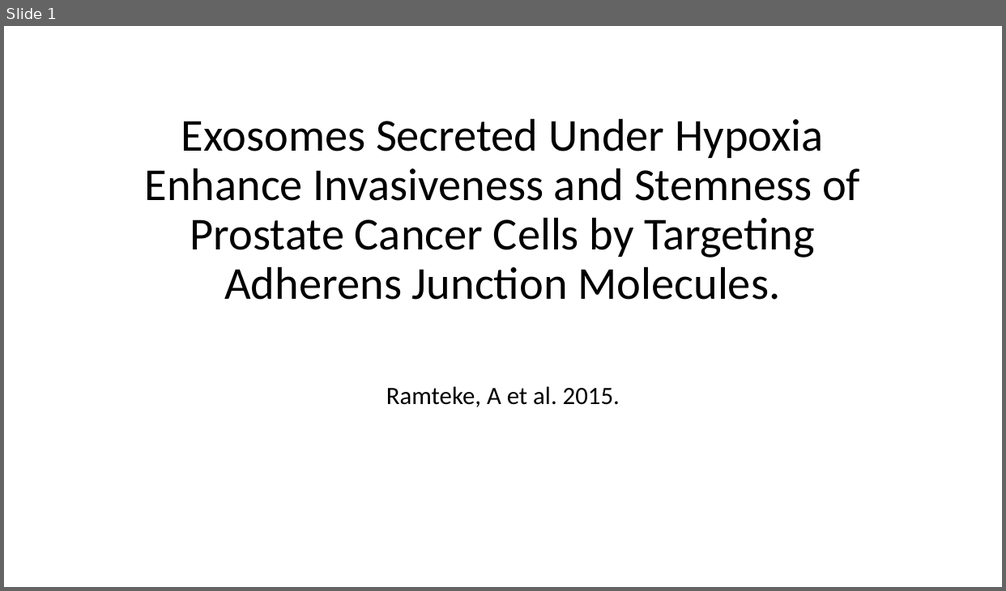
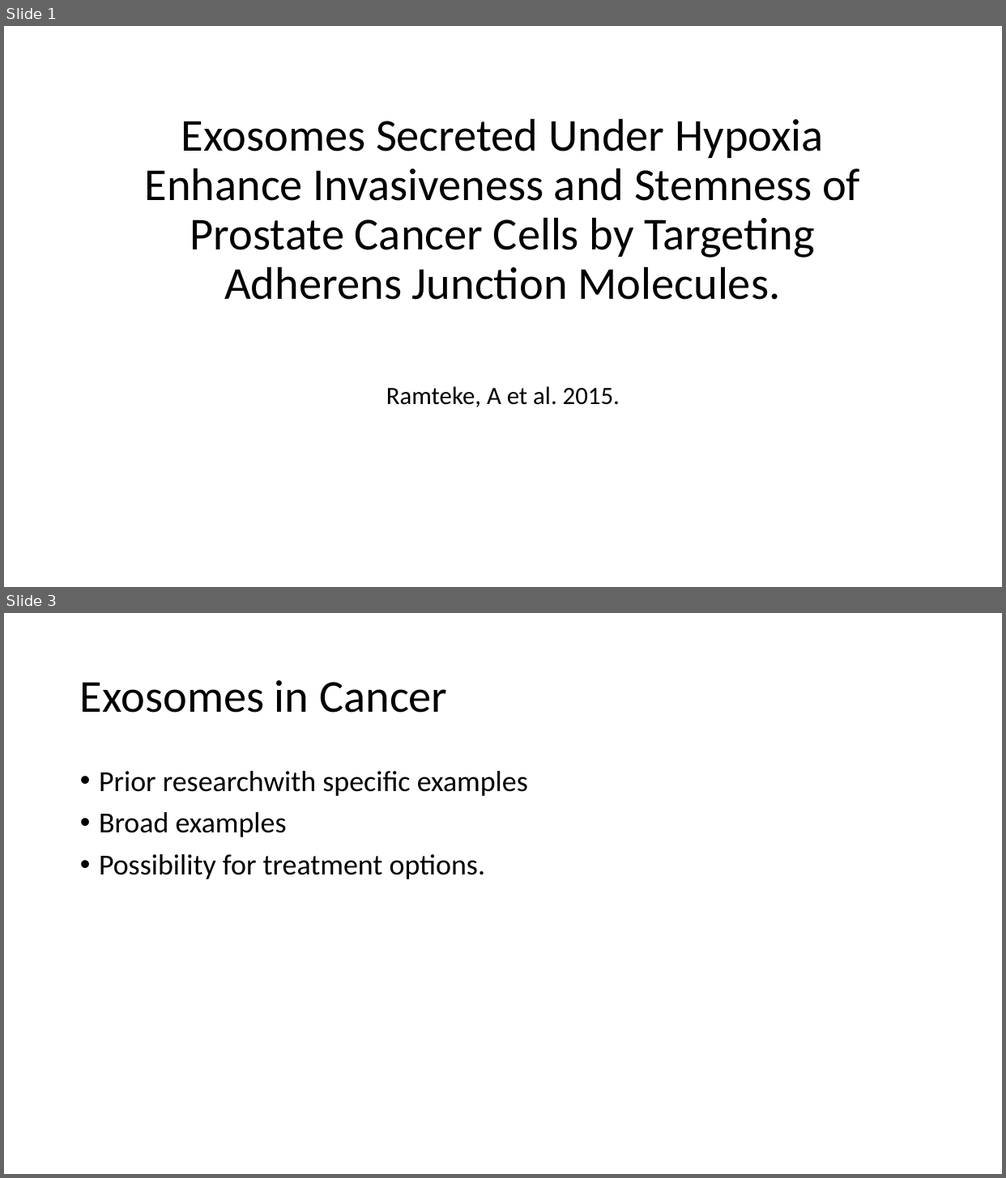
Before and after one commit to HarleyRobinson/Honours2, a slide deck: BackgroundInfo/JCslides.pptx. Shown one above the other, each under a label of ours: slide 1 before the commit, slides 1 and 3 after it; the slides between them are not shown. The pictures are 1006x591 and 1006x1178 pixels, drawn with LibreOffice and Linux fonts; fonts in the diff are those of the drawing. Boxes give left, top, right and bottom in pixels: in the first picture for what was removed or moved away, otherwise in the second. Text is boxed around its words. In the diff, an @@ line names an element or a change of style, - is before the commit and + after.

```diff
--- a/BackgroundInfo/JCslides.pptx
+++ b/BackgroundInfo/JCslides.pptx
@@ slide 3 added at (4,613,1002,1174), background #FFFFFF @@
@@ title added at (80,680,447,713), 44 pt, text #000000 @@
+Exosomes in Cancer
@@ text added at (99,771,528,879), 28 pt, text #000000 @@
+• Prior researchwith specific examples
+• Broad examples
+• Possibility for treatment options.
```
Also in this commit, not shown: 12 other slides added, 6 slides removed, 11 other files.
